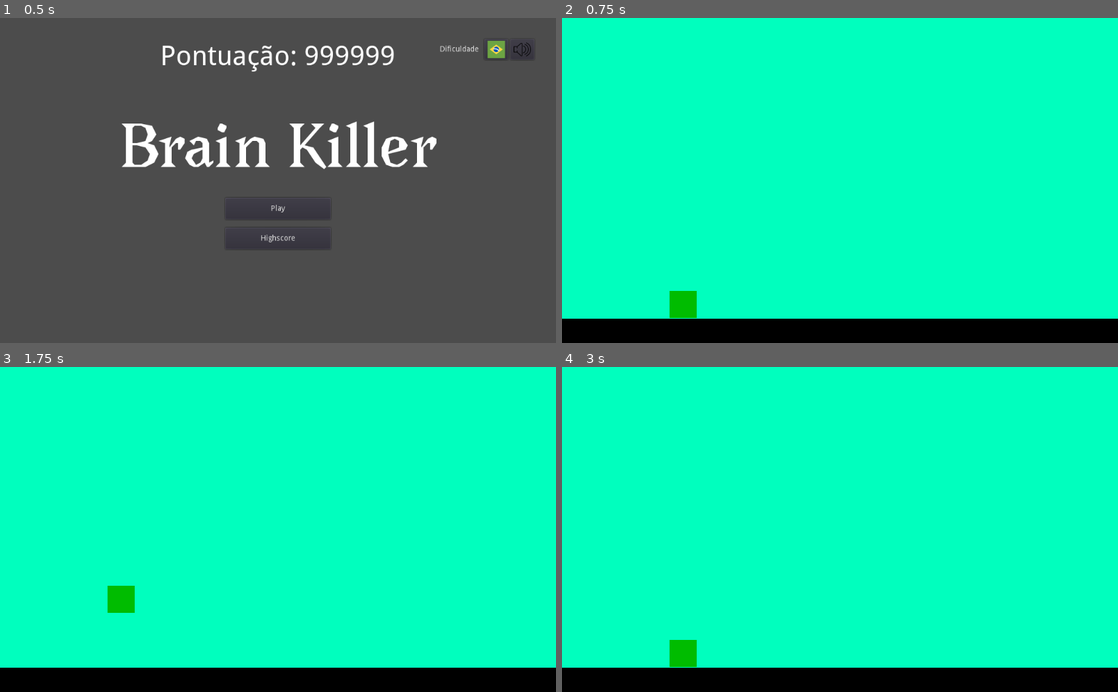
Above: before the commit, frames 1-4 (two rows, left to right).
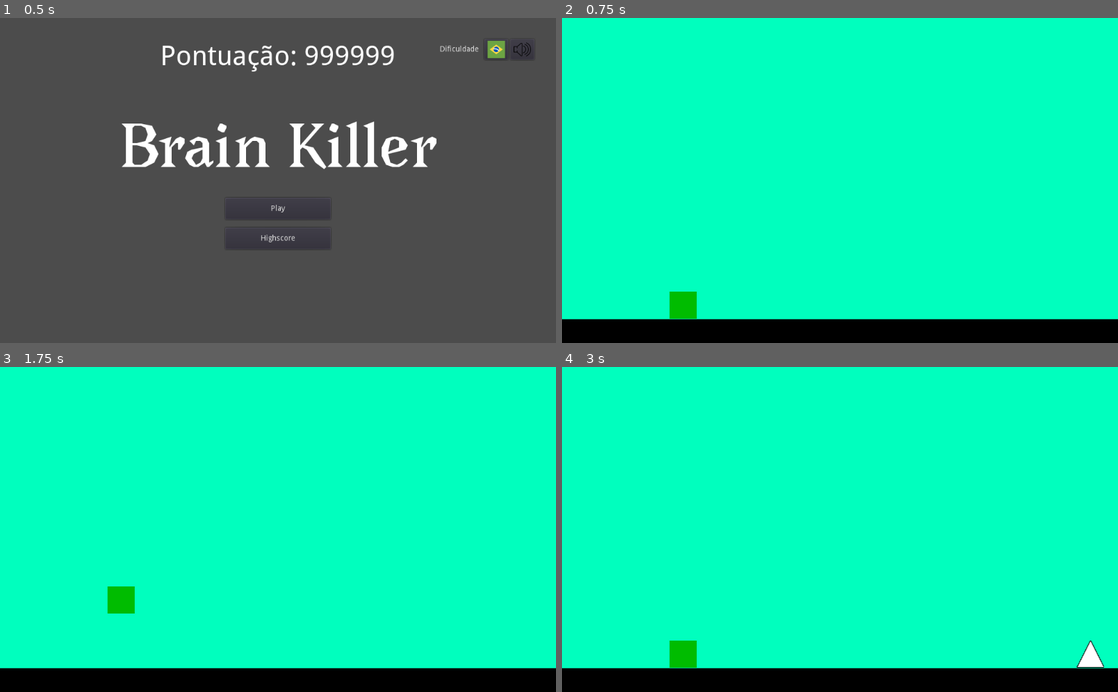
Above: after the commit, the same moments.

Repository: FernandoNobuyasu/Brain_Killer
Game: Godot game, scene res://Scenes/MainMenu.tscn
Two runs of this game, one before a commit and one after it. Both use one fixed random seed, a clock stepped at 60 frames per second and the inputs below.
Inputs (mouse positions are in pixels of both pictures, inside the frame that each line leads up to):
- Up to frame 1 (0.5 s): no input
- Up to frame 2 (0.75 s): click "Play" at 0.5 s
- Up to frame 3 (1.75 s): tap Enter at 1.25 s; move the mouse to (400, 513) at 1.27 s; press the mouse at (400, 513) at 1.28 s; tap Space (ui_select) at 1.52 s
- Up to frame 4 (3 s): move the mouse to (728, 545) at 2.02 s; release the mouse at (728, 545) at 2.03 s; click (728, 545) at 2.1 s; tap Space (ui_select) at 2.27 s; move the mouse to (895, 458) at 2.77 s; press the mouse at (895, 458) at 2.78 s

Frame 1 is identical in both runs. In frame 2, 0.2% of the frame differs, in the area x 0-100%, y 83-93%; in frame 3, 0.2%; in frame 4, 0.5%.
Error before the commit: Parse Error: Can't preload resource at path: res://Scripts/Triangulo.gd (res://Scripts/Jogo1/GeradorDeTriangulos.gd:14)

Commit message:
Alterações Rafinha
Aula BDI - 02/05

Diff:
--- /dev/null
+++ b/Scenes/Game.tscn
@@ -0,0 +1,55 @@
+[gd_scene load_steps=9 format=2]
+
+[ext_resource path="res://Scripts/Game.gd" type="Script" id=1]
+[ext_resource path="res://Sprites/Piso.png" type="Texture" id=2]
+[ext_resource path="res://Scenes/Jogo1.tscn" type="PackedScene" id=3]
+[ext_resource path="res://Scenes/Jogo2.tscn" type="PackedScene" id=4]
+[ext_resource path="res://Scenes/Jogo3.tscn" type="PackedScene" id=5]
+[ext_resource path="res://Scenes/Jogo4.tscn" type="PackedScene" id=6]
+[ext_resource path="res://Fonts/DroidSans.ttf" type="DynamicFontData" id=7]
+
+[sub_resource type="DynamicFont" id=1]
+size = 30
+outline_size = 2
+outline_color = Color( 0, 0, 0, 1 )
+font_data = ExtResource( 7 )
+
+[node name="Game" type="Node2D"]
+script = ExtResource( 1 )
+
+[node name="grid" type="Node2D" parent="."]
+z_index = 10
+
+[node name="Sprite" type="Sprite" parent="grid"]
+position = Vector2( 517, 300.819 )
+scale = Vector2( 0.25, 12.0132 )
+texture = ExtResource( 2 )
+
+[node name="Sprite2" type="Sprite" parent="grid"]
+position = Vector2( 515.892, 300 )
+rotation = 1.5708
+scale = Vector2( 0.25, 20.5548 )
+texture = ExtResource( 2 )
+
+[node name="Jogo1" parent="." instance=ExtResource( 3 )]
+scale = Vector2( 0.5, 0.5 )
+
+[node name="Jogo2" parent="." instance=ExtResource( 4 )]
+position = Vector2( 512.492, 0 )
+scale = Vector2( 0.5, 0.5 )
+
+[node name="Jogo3" parent="." instance=ExtResource( 5 )]
+position = Vector2( 0.177246, 300.368 )
+scale = Vector2( 0.5, 0.5 )
+
+[node name="Jogo4" parent="." instance=ExtResource( 6 )]
+position = Vector2( 512.492, 300.368 )
+scale = Vector2( 0.5, 0.5 )
+
+[node name="score" type="Label" parent="."]
+margin_left = 19.0
+margin_top = 17.0
+margin_right = 127.0
+margin_bottom = 53.0
+custom_fonts/font = SubResource( 1 )
+text = "Score: 0"
--- a/Scenes/Jogo1.tscn
+++ b/Scenes/Jogo1.tscn
@@ -19,12 +19,12 @@
 [node name="Jogo1" type="Node2D"]
 
 [node name="Sprite" type="Sprite" parent="."]
-position = Vector2( 522.809, 304.641 )
-scale = Vector2( 21.9124, 13.1857 )
+scale = Vector2( 20.5, 12 )
 texture = ExtResource( 1 )
+offset = Vector2( 25, 25 )
 
 [node name="Piso" type="StaticBody2D" parent="."]
-position = Vector2( 500, 580 )
+position = Vector2( 500, 581 )
 __meta__ = {
 "_edit_group_": true
 }
@@ -34,7 +34,8 @@
 shape = SubResource( 1 )
 
 [node name="Sprite" type="Sprite" parent="Piso"]
-scale = Vector2( 22, 1 )
+position = Vector2( 12.6316, -2.63156 )
+scale = Vector2( 20.5263, 0.894738 )
 texture = ExtResource( 2 )
 
 [node name="Player" type="KinematicBody2D" parent="."]
--- a/Scenes/Jogo2.tscn
+++ b/Scenes/Jogo2.tscn
@@ -15,9 +15,9 @@
 script = ExtResource( 1 )
 
 [node name="Sprite" type="Sprite" parent="."]
-position = Vector2( 522.809, 304.641 )
-scale = Vector2( 21.9124, 13.1857 )
+scale = Vector2( 20.5, 12 )
 texture = ExtResource( 2 )
+offset = Vector2( 25, 25 )
 
 [node name="RigidBody2D" type="RigidBody2D" parent="."]
 position = Vector2( 495.16, 302.5 )
--- a/Scenes/Jogo3.tscn
+++ b/Scenes/Jogo3.tscn
@@ -14,9 +14,9 @@
 script = ExtResource( 1 )
 
 [node name="Sprite" type="Sprite" parent="."]
-position = Vector2( 522.809, 304.641 )
-scale = Vector2( 21.9124, 13.1857 )
+scale = Vector2( 20.5, 12 )
 texture = ExtResource( 2 )
+offset = Vector2( 25, 25 )
 
 [node name="Player" type="KinematicBody2D" parent="."]
 editor/display_folded = true
@@ -34,13 +34,14 @@
 shape = SubResource( 1 )
 
 [node name="Sprite2" type="Sprite" parent="."]
-position = Vector2( 545.152, 171.191 )
-scale = Vector2( 23.5596, 0.180055 )
+position = Vector2( 0, 171.191 )
+scale = Vector2( 20.4926, 0.180055 )
 texture = ExtResource( 4 )
+offset = Vector2( 25, 0 )
 
 [node name="Sprite3" type="Sprite" parent="."]
-position = Vector2( 535.18, 390.028 )
-scale = Vector2( 23.5596, 0.202216 )
+position = Vector2( 513.127, 390.028 )
+scale = Vector2( 20.5109, 0.202216 )
 texture = ExtResource( 4 )
 
 [node name="spawnLocations" type="Node2D" parent="."]
@@ -56,6 +57,7 @@
 position = Vector2( 1103.6, 509.695 )
 
 [node name="roads" type="Node2D" parent="."]
+editor/display_folded = true
 
 [node name="Loc0" type="Position2D" parent="roads"]
 position = Vector2( 69.1064, 75.5795 )
@@ -74,14 +76,9 @@
 "_edit_group_": true
 }
 
-[node name="Sprite2" type="Sprite" parent="enemy"]
-texture = ExtResource( 6 )
-
 [node name="CollisionShape2D2" type="CollisionShape2D" parent="enemy"]
 visible = false
 shape = SubResource( 1 )
 
-[node name="StaticBody2D" type="StaticBody2D" parent="."]
-position = Vector2( 506.196, 0 )
-
-[node name="CollisionShape2D" type="CollisionShape2D" parent="StaticBody2D"]
+[node name="Sprite2" type="Sprite" parent="enemy"]
+texture = ExtResource( 6 )
--- /dev/null
+++ b/Scenes/Jogo4.tscn
@@ -0,0 +1,59 @@
+[gd_scene load_steps=9 format=2]
+
+[ext_resource path="res://Scripts/Jogo4.gd" type="Script" id=1]
+[ext_resource path="res://Sprites/Fundo.png" type="Texture" id=2]
+[ext_resource path="res://Fonts/DroidSans.ttf" type="DynamicFontData" id=3]
+[ext_resource path="res://Sprites/Quadrado.png" type="Texture" id=4]
+[ext_resource path="res://Sprites/Piso.png" type="Texture" id=5]
+[ext_resource path="res://Sprites/QuadradoPlayer.png" type="Texture" id=6]
+
+[sub_resource type="DynamicFont" id=1]
+size = 100
+font_data = ExtResource( 3 )
+
+[sub_resource type="DynamicFont" id=2]
+size = 80
+font_data = ExtResource( 3 )
+
+[node name="Jogo4" type="Node2D"]
+script = ExtResource( 1 )
+
+[node name="Sprite" type="Sprite" parent="."]
+scale = Vector2( 20.5, 12 )
+texture = ExtResource( 2 )
+offset = Vector2( 25, 25 )
+
+[node name="equacao" type="Label" parent="."]
+margin_left = 2.0
+margin_top = 63.0
+margin_right = 1024.0
+margin_bottom = 180.0
+grow_horizontal = 2
+grow_vertical = 2
+custom_fonts/font = SubResource( 1 )
+text = "10 + 10 = 100"
+align = 1
+
+[node name="timer" type="Label" parent="."]
+margin_left = 2.0
+margin_top = 225.0
+margin_right = 1024.0
+margin_bottom = 319.0
+grow_horizontal = 2
+grow_vertical = 2
+custom_fonts/font = SubResource( 2 )
+text = "10s"
+align = 1
+
+[node name="slide" type="Sprite" parent="."]
+position = Vector2( 514.003, 471.797 )
+z_index = 1
+texture = ExtResource( 4 )
+
+[node name="false" type="Sprite" parent="."]
+position = Vector2( 779.295, 471.797 )
+texture = ExtResource( 5 )
+
+[node name="true" type="Sprite" parent="."]
+position = Vector2( 266.799, 471.797 )
+texture = ExtResource( 6 )
--- /dev/null
+++ b/Scripts/Game.gd
@@ -0,0 +1,17 @@
+extends Node2D
+
+var timer = 0
+
+func _ready():
+	pass
+
+func _process(delta):
+	if delta >= 1:
+		game_over()
+	else:
+		timer += delta
+		get_node("score").text = "Score: " + String(int(timer))
+	pass
+
+func game_over():
+	pass
--- a/Scripts/Jogo1/GeradorDeTriangulos.gd
+++ b/Scripts/Jogo1/GeradorDeTriangulos.gd
@@ -11,5 +11,5 @@
 		time = (randi()%3)+2
 		print(time)
 		var triangulo = get_node("Triangulo").duplicate()
-		triangulo.set_script(preload("res://Scripts/Triangulo.gd"))
+		triangulo.set_script(preload("res://Scripts/Jogo1/Triangulo.gd"))
 		add_child(triangulo)
--- a/Scripts/Jogo1/Player.gd
+++ b/Scripts/Jogo1/Player.gd
@@ -5,6 +5,9 @@
 
 var velocity = Vector2()
 var jumping = false
+
+func _init():
+	pass
 
 func get_input():
     velocity.x = 0
--- a/Scripts/Jogo3.gd
+++ b/Scripts/Jogo3.gd
@@ -3,8 +3,11 @@
 var dragging
 var drag_start = Vector2()
 var playerPos = 1
+var timeSpawn = 5
+var time = 0
 
 func _ready():
+	randomize()
 	pass
 
 func _input(event):
@@ -22,3 +25,22 @@
 			playerPos += 1
 			get_node("Player").position = get_node("roads/Loc"+String(playerPos)).position
 	pass
+
+func _physics_process(delta):
+	time += delta
+	if time >= timeSpawn:
+		time = 0
+		spawn()
+	pass
+
+func spawn():
+	var quant = randi()%2 + 1
+	var cars = [randi()%3]
+	if quant == 2:
+		cars.append((cars[0] + randi()%2 + 1) % 3)
+	for i in cars:
+		var car = get_node("enemy").duplicate()
+		car.set_script(preload("res://Scripts/Jogo1/Triangulo.gd"))
+		car.position = get_node("spawnLocations/Loc"+String(i)).position
+		add_child(car)
+	pass
--- /dev/null
+++ b/Scripts/Jogo4.gd
@@ -0,0 +1,70 @@
+extends Node2D
+
+var dragging
+var drag_start = Vector2()
+var dir = Vector2()
+var startPos
+var timer = 0
+var certo
+
+func _input(event):
+	if event.is_action_pressed("click") and not dragging:
+		dragging = true
+		drag_start = get_global_mouse_position()
+	if event.is_action_released("click") and dragging:
+		dragging = false
+		var aux
+		if(get_node("slide").position.x <= get_node("true").position.x):
+			aux = 0
+		if(get_node("slide").position.x >= get_node("false").position.x):
+			aux = 1
+		if(certo == aux):
+			get_node("timer").text = "10s"
+			nova_equacao()
+		else:
+			game_over()
+		get_node("slide").position = startPos
+	pass
+
+func _ready():
+	randomize()
+	nova_equacao()
+	startPos = get_node("slide").position
+	pass
+
+func _process(delta):
+	if(dragging):
+		get_node("slide").position.x = (startPos - drag_start + get_global_mouse_position()).x
+		if(get_node("slide").position.x < get_node("true").position.x):
+			get_node("slide").position.x = get_node("true").position.x
+		if(get_node("slide").position.x > get_node("false").position.x):
+			get_node("slide").position.x = get_node("false").position.x
+
+	timer += delta
+	var time = int(get_node("timer").text)
+	if time == 0:
+		game_over()
+	else:
+		if timer >= 1:
+			get_node("timer").text = ("0" if time <= 10 else "") + String(time-int(timer)) + "s"
+			timer -= 1
+	pass
+
+func nova_equacao():
+	var a = randi()%200
+	var b = randi()%200
+	var op = randi()%2
+	var result
+	if(!op):
+		result = a + b
+	else:
+		result = a - b
+	certo = randi()%2
+	if(certo):
+		result += (-1 if randi()%2 else 1) * (randi()%100 + 1)
+	get_node("equacao").text = String(a) + (" + " if !op else " - ") + String(b) + " = " + String(result)
+	pass
+
+func game_over():
+	print("alo")
+	pass
Not shown: 2 places in Scenes/Jogo2.tscn that only renumber resources
